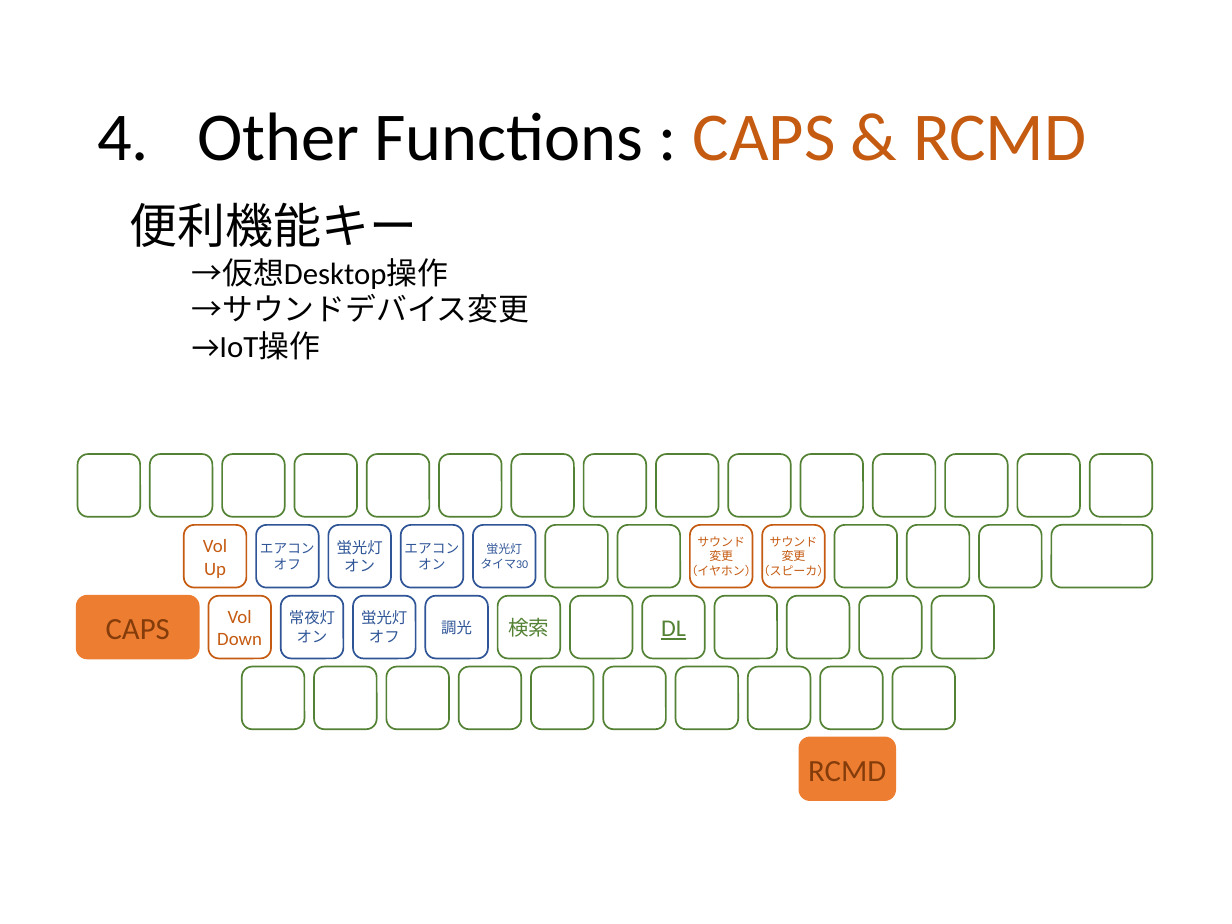
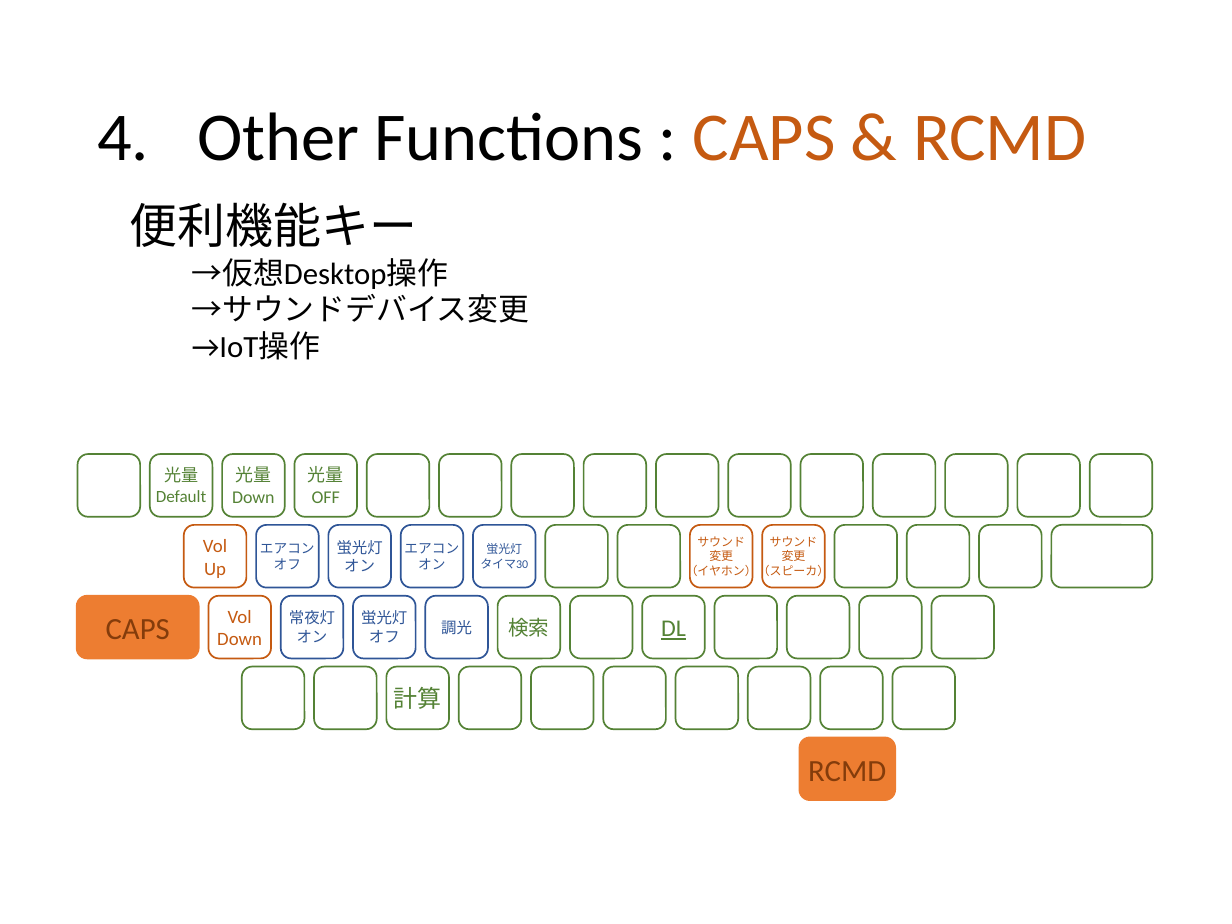
Before and after one commit to ittooo66/myAHK, a slide deck: slide 9 of MANUAL.pptx. Drawn at 1232x924 pixels with LibreOffice and Linux fonts; fonts in the diff are those of the drawing. Boxes give left, top, right and bottom in pixels: in the first picture for what was removed or moved away, otherwise in the second. Text is boxed around its words. In the diff, an @@ line names an element or a change of style, - is before the commit and + after.

```diff
--- a/MANUAL.pptx
+++ b/MANUAL.pptx
@@ text in rounded rectangle at (156,466,206,502): text added @@
+光量
+Default
@@ text in rounded rectangle at (232,466,274,503): text added @@
+光量
+Down
@@ text in rounded rectangle at (308,466,344,503): text added @@
+光量
+OFF
@@ text in rounded rectangle at (394,687,442,709): text added @@
+計算
```
Also in this commit, not shown: 3 other slides changed.
